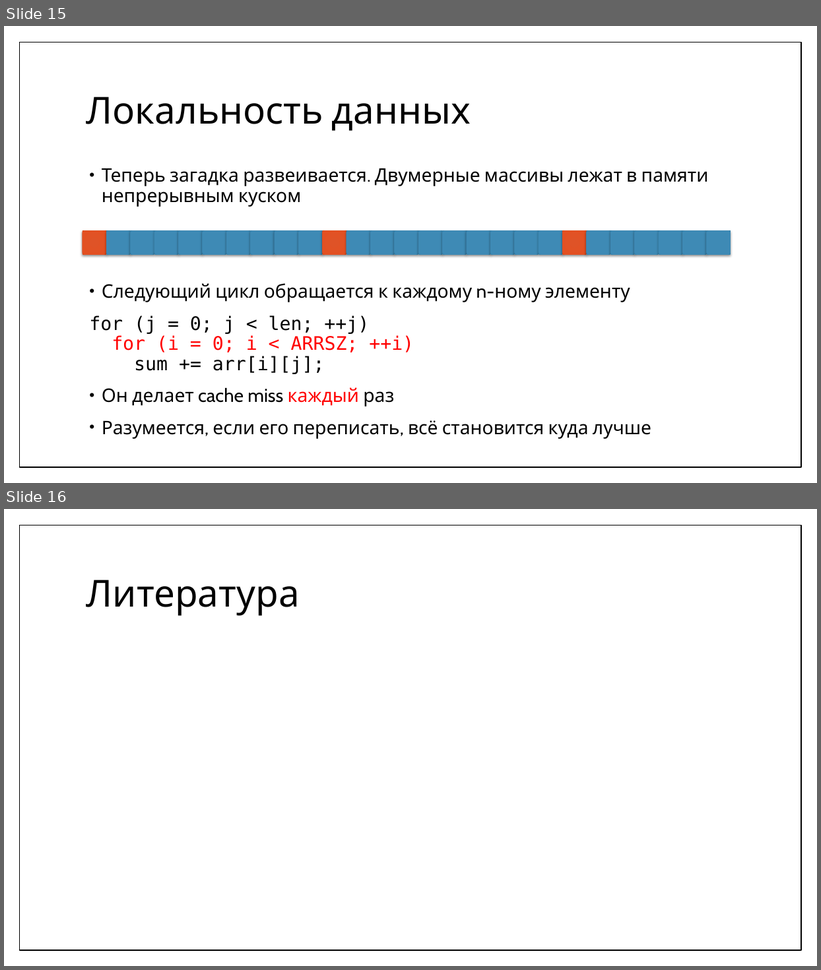
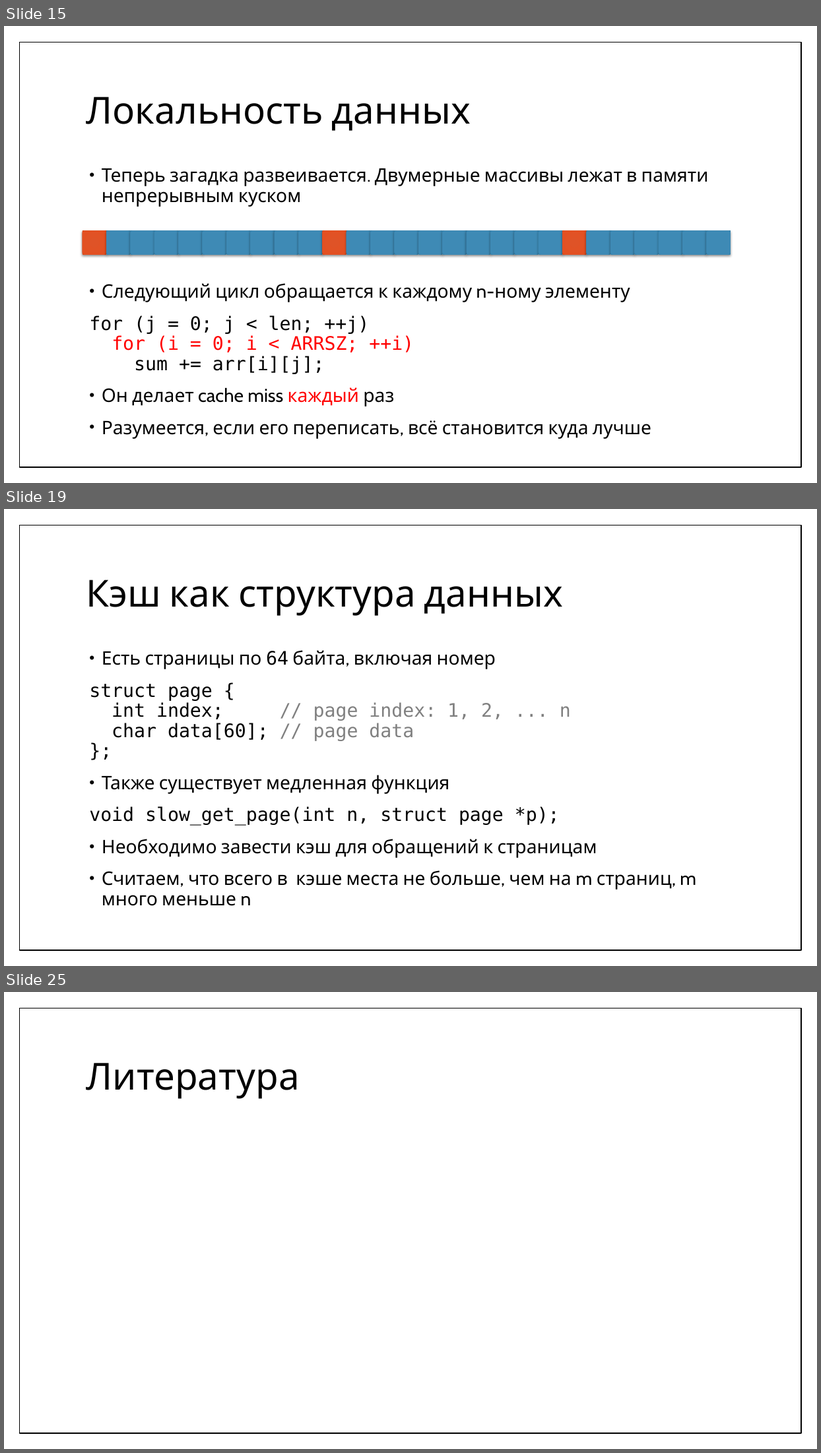
Before and after one commit to MIPT-ILab/cpp-lects-rus, a slide deck: other_lects/informatics/08-realworld.pptx. Shown one above the other, each under a label of ours: slides 15 and 16 before the commit, slides 15, 19 and 25 after it; the slides between them are not shown. The pictures are 821x970 and 821x1453 pixels, drawn with LibreOffice and Linux fonts; fonts in the diff are those of the drawing; grey boxes stand for pictures. Boxes give left, top, right and bottom in pixels: in the first picture for what was removed or moved away, otherwise in the second. Text is boxed around its words. In the diff, an @@ line names an element or a change of style, - is before the commit and + after.

```diff
--- a/other_lects/informatics/08-realworld.pptx
+++ b/other_lects/informatics/08-realworld.pptx
@@ slide 19 added at [4,509,817,966], background #FFFFFF; not listed: 1 template element that a slide beside it also shows @@
@@ title added at [86,580,563,616], 44 pt, text #000000 @@
+Кэш как структура данных
@@ text added at [89,650,696,906], 22 pt, text #000000 @@
+• Есть страницы по 64 байта, включая номер
+struct page {
+int index; // page index: 1, 2, ... n
+char data[60]; // page data
+};
+• Также существует медленная функция
+void slow_get_page(int n, struct page *p);
+• Необходимо завести кэш для обращений к страницам
+• Считаем, что всего в кэше места не больше, чем на m страниц, m много меньше n
@@ what was slide 16 is now slide 25 @@
```
Also in this commit, not shown: 8 other slides added, 22 other files.
